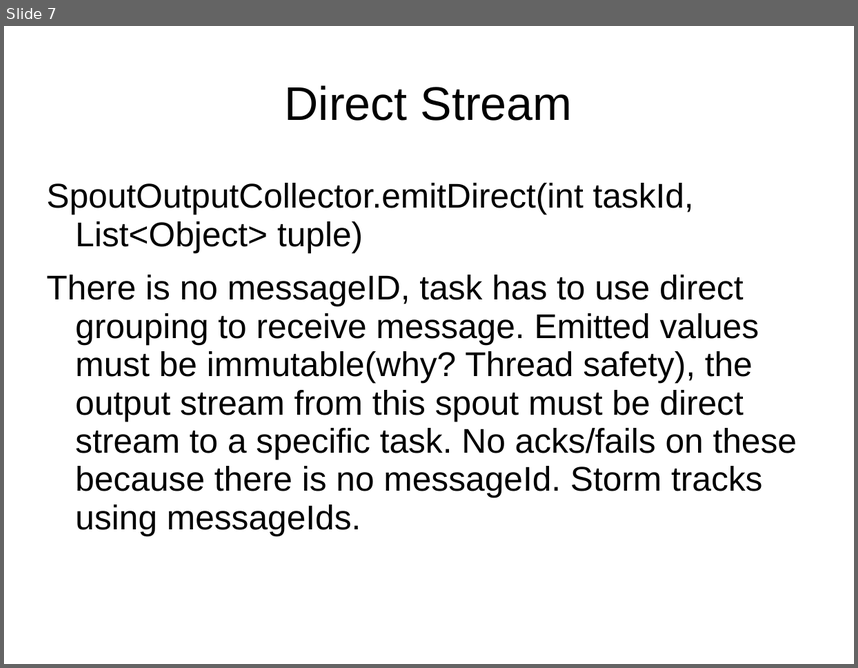
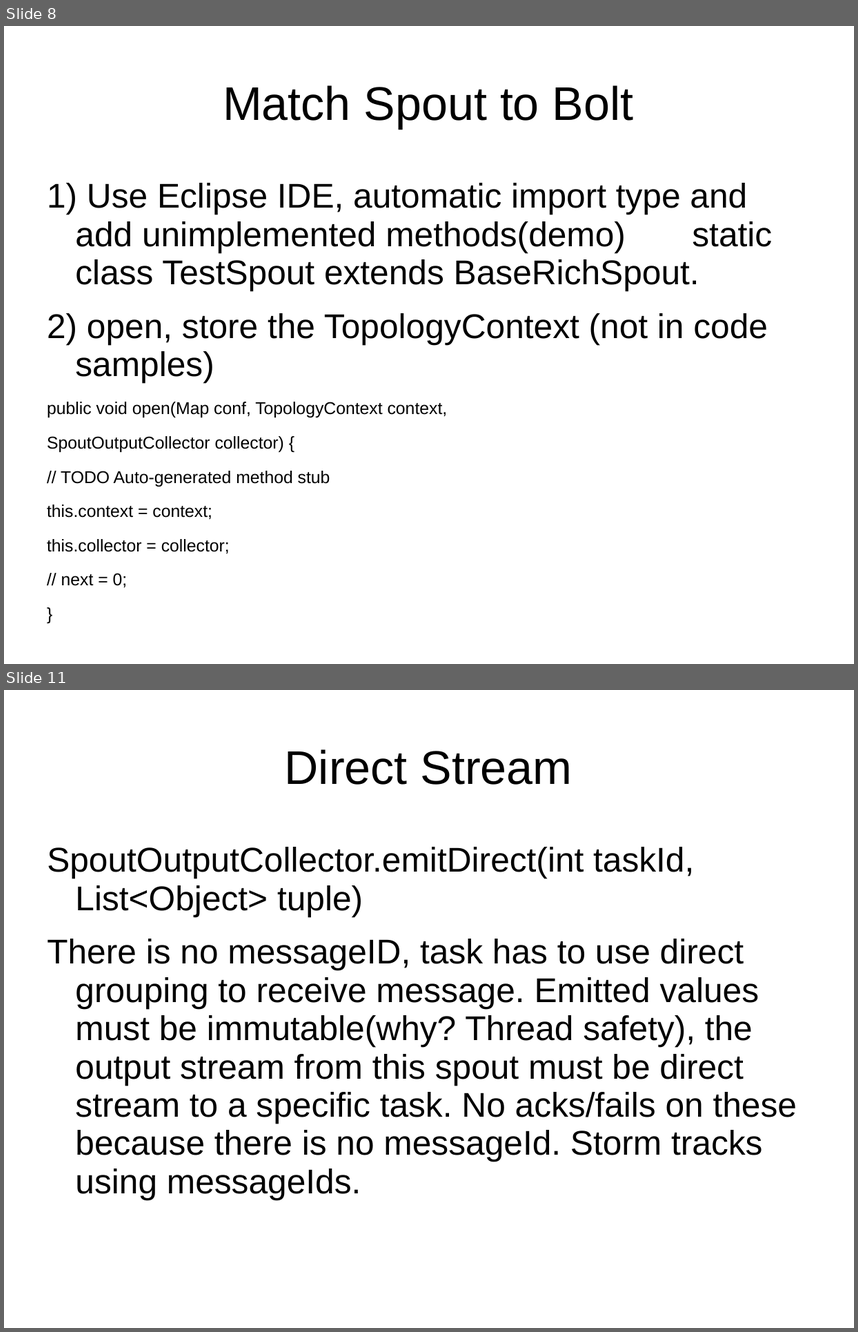
Before and after one commit to dougc333/storm, a slide deck: Storm.ppt. Shown one above the other, each under a label of ours: slide 7 before the commit, slides 8 and 11 after it; the slides between them are not shown. The pictures are 858x668 and 858x1332 pixels, drawn with LibreOffice and Linux fonts; fonts in the diff are those of the drawing. Boxes give left, top, right and bottom in pixels: in the first picture for what was removed or moved away, otherwise in the second. Text is boxed around its words. In the diff, an @@ line names an element or a change of style, - is before the commit and + after.

```diff
--- a/Storm.ppt
+++ b/Storm.ppt
@@ slide 8 added at (4,26,854,664), background #FFFFFF @@
@@ title added at (223,85,634,129), 44 pt, text #000000 @@
+Match Spout to Bolt
@@ text added at (47,183,772,588), 16 pt, text #000000 @@
+1) Use Eclipse IDE, automatic import type and add unimplemented methods(demo) static class TestSpout extends BaseRichSpout.
+2) open, store the TopologyContext (not in code samples)
+public void open(Map conf, TopologyContext context,
+SpoutOutputCollector collector) {
+// TODO Auto-generated method stub
+this.context = context;
+this.collector = collector;
+// next = 0;
+}
@@ what was slide 7 is now slide 11 @@
```
Also in this commit, not shown: 7 slides changed, 7 other slides added, 1 slide removed, 10 other files.
